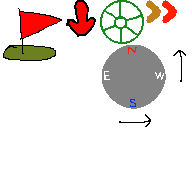
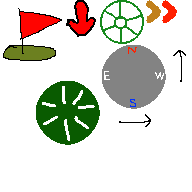
Layer changes from the first 192px x 192px image to the second:
added layer "Paint Layer 3" (1st of 2) above "Paint Layer 3" over [36, 81, 100, 145]
